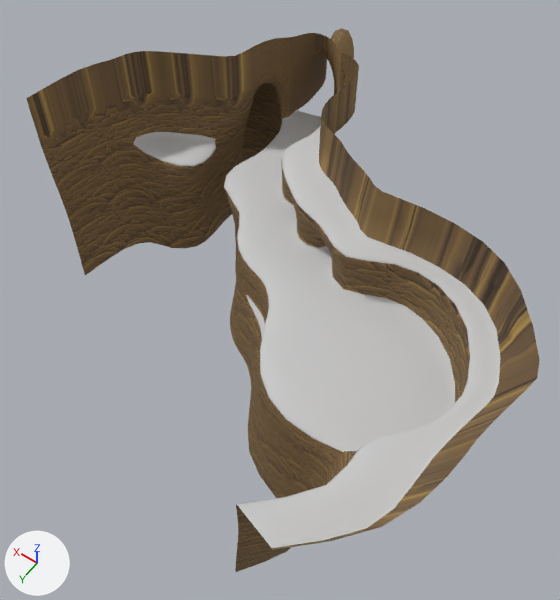
The FBX model BugSplat/Assets/WIP/Christian/Christian Models/Hub.FBX as it was, and as the next commit left it.
One viewpoint serves both versions: a camera (50 mm lens) standing at (-55.6, 74.9, 87.5) and looking at (-13.1, 15.4, -6.0). Arrows for +X, +Y and +Z are at lower left; the lights stay in place. Where no turn or scale is listed for an object, it has been applied to the vertices. Vertices at the same position are counted once.

Names of what the first picture shows: 'Hub'.
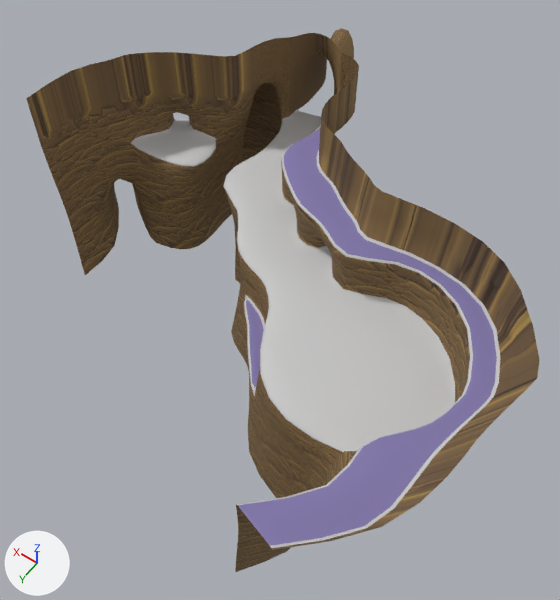
Commit message: hub update.

Where the change shows, as pixel boxes (x1, y1, x2, y2) in the pictures (560 x 600 px; the box of a moved part takes in the faces that stretch with it):
part 1 of me_mesh, moved or reshaped: before (26, 52, 305, 473); after (26, 53, 305, 473)
part 2 of me_mesh, surface changed: before (99, 51, 267, 386); after (97, 52, 267, 361)
part 3 of me_mesh, recoloured (grey to blue): (238, 127, 497, 546) in both

Edits to the bpy script that builds the scene:
```text
Add mat_02___default:
    mat_02___default = principled_material('02 - Default')
    mat_02___default.base_color = (0.22, 0.184, 0.408)  # blue #8177ab
    mat_02___default.roughness = 0.859
Change me_mesh:
    used by ob_hub; location = (0.0, 0.0, 0.0)
    remove me_mesh.from_pydata(...)  # 1611 vertices, 1484 faces; spans x -51.9..29.2, y -30.9..53.8, z -20.0..15.7
    add me_mesh.from_pydata(...)  # 1703 vertices, 1564 faces; spans x -51.9..31.7, y -30.9..53.8, z -20.0..15.7
    me_mesh part 1: 237 vertices moved from x -20.4..28.7, y -3.7..32.4, z -20.0..15.7 to x -20.3..29.2, y -3.8..32.4, z -20.0..15.7; 37 vertices removed from x -20.7..25.6, y -0.6..31.7, z -20.0..4.5; 129 vertices added at x -19.7..31.7, y -4.9..30.7, z -20.0..15.7
    me_mesh part 2: 44 kept faces spanning x -20.9..28.8, y -2.7..31.2, z -20.0..15.7 get new texture (UV) coordinates
    me_mesh part 3: 89 faces spanning x -48.0..-3.0, y -15.9..51.3, z -7.3..7.7 switch from mat_08___default (its picture is missing) to mat_02___default (blue #8177ab)
```
